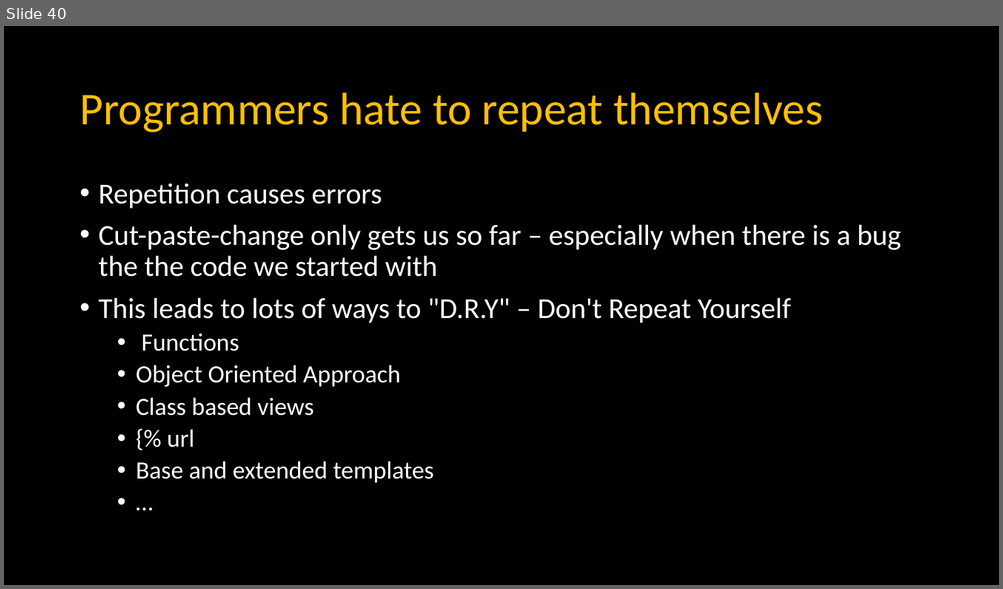
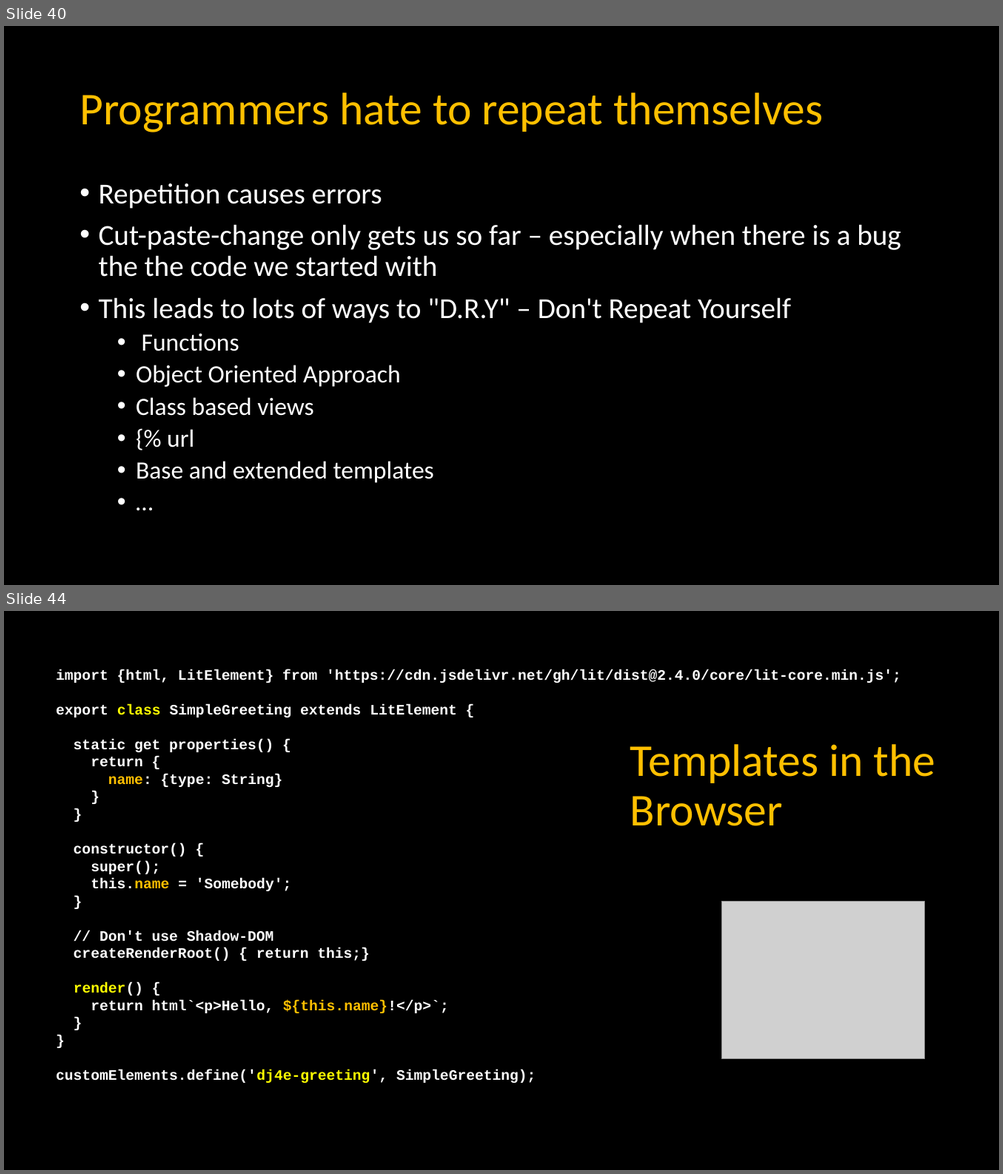
Before and after one commit to csev/dj4e, a slide deck: lectures/JS-03-Browser.pptx. Shown one above the other, each under a label of ours: slide 40 before the commit, slides 40 and 44 after it; the slides between them are not shown. The pictures are 1003x589 and 1003x1174 pixels, drawn with LibreOffice and Linux fonts; fonts in the diff are those of the drawing; grey boxes stand for pictures. Boxes give left, top, right and bottom in pixels: in the first picture for what was removed or moved away, otherwise in the second. Text is boxed around its words. In the diff, an @@ line names an element or a change of style, - is before the commit and + after.

```diff
--- a/lectures/JS-03-Browser.pptx
+++ b/lectures/JS-03-Browser.pptx
@@ slide 44 added at bbox=[4, 611, 999, 1170], background #000000 @@
@@ text added at bbox=[56, 669, 901, 1083], 14 pt, text #FFFFFF, bold @@
+import {html, LitElement} from 'https://cdn.jsdelivr.net/gh/lit/dist@2.4.0/core/lit-core.min.js';
+export class SimpleGreeting extends LitElement {
+static get properties() {
+return {
+name: {type: String}
+}
+}
+constructor() {
+super();
+this.name = 'Somebody';
+}
+// Don't use Shadow-DOM
+createRenderRoot() { return this;}
+render() {
+return html`<p>Hello, ${this.name}!</p>`;
+}
+}
+customElements.define('dj4e-greeting', SimpleGreeting);
@@ title added at bbox=[630, 744, 936, 826], 44 pt, text #FFC000 @@
+Templates in the Browser
@@ picture added at bbox=[722, 902, 925, 1059] @@
```
Also in this commit, not shown: 1 slide changed, 6 other slides added, 1 slide removed, 3 other files.
